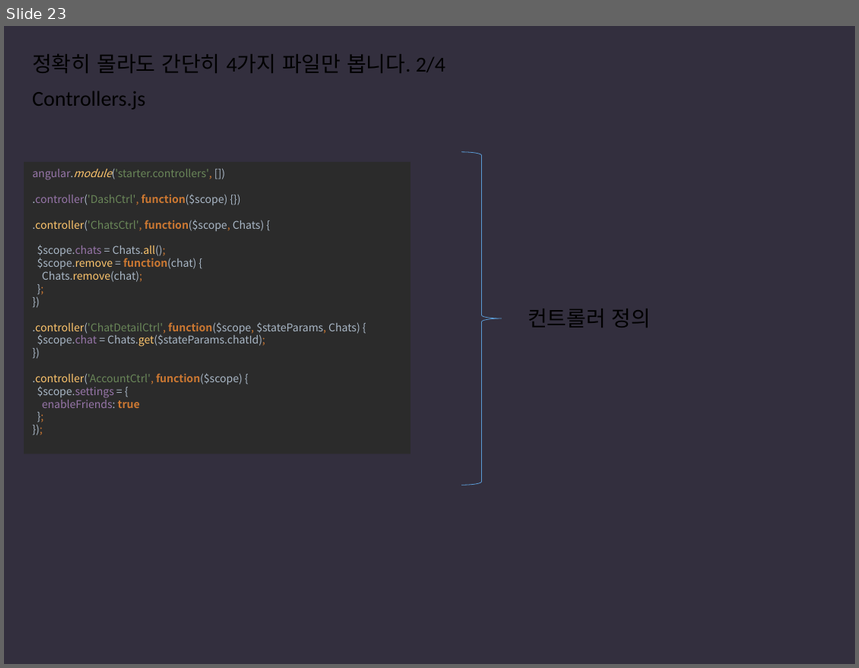
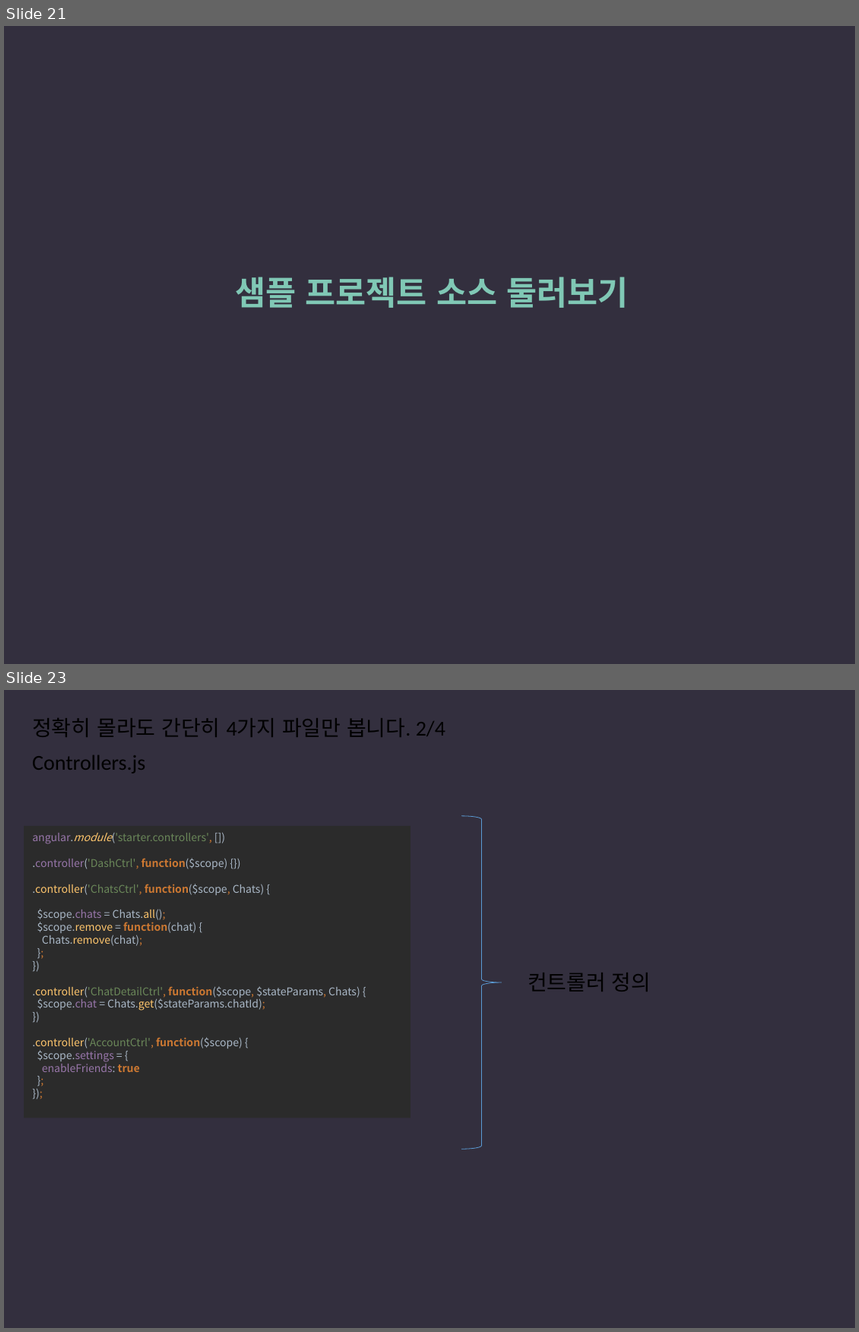
Before and after one commit to yysstory/mozzi, a slide deck: DOCS/1.pptx. Shown one above the other, each under a label of ours: slide 23 before the commit, slides 21 and 23 after it; the slides between them are not shown. The pictures are 859x668 and 859x1332 pixels, drawn with LibreOffice and Linux fonts; fonts in the diff are those of the drawing. Boxes give left, top, right and bottom in pixels: in the first picture for what was removed or moved away, otherwise in the second. Text is boxed around its words. In the diff, an @@ line names an element or a change of style, - is before the commit and + after.

```diff
--- a/DOCS/1.pptx
+++ b/DOCS/1.pptx
@@ slide 21 added at [4,26,855,664], background #332F3E @@
@@ text added at [236,277,628,308], 28 pt, text #80C8B5, bold @@
+샘플 프로젝트 소스 둘러보기
```
Also in this commit, not shown: 17 slides changed, 1 slide removed.
